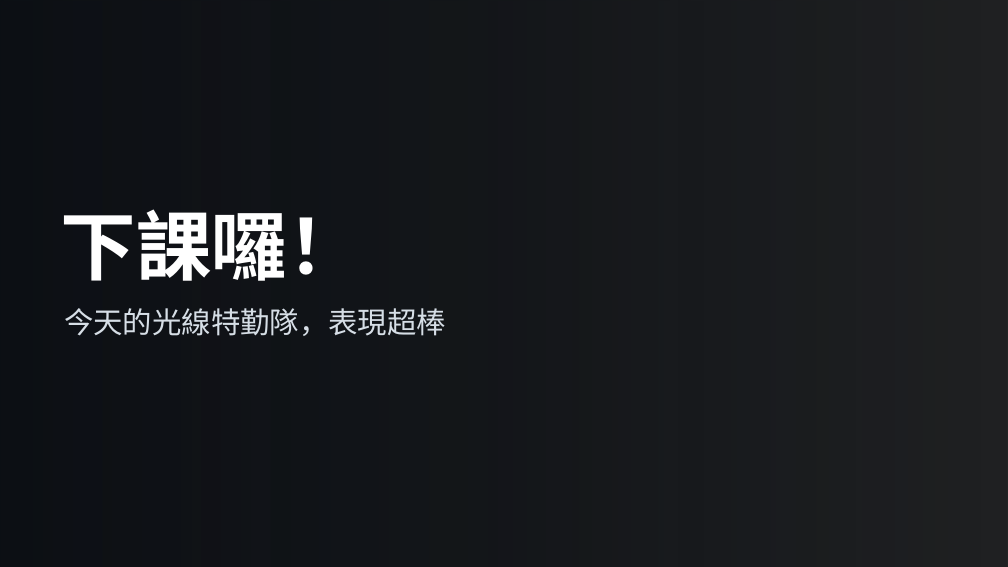
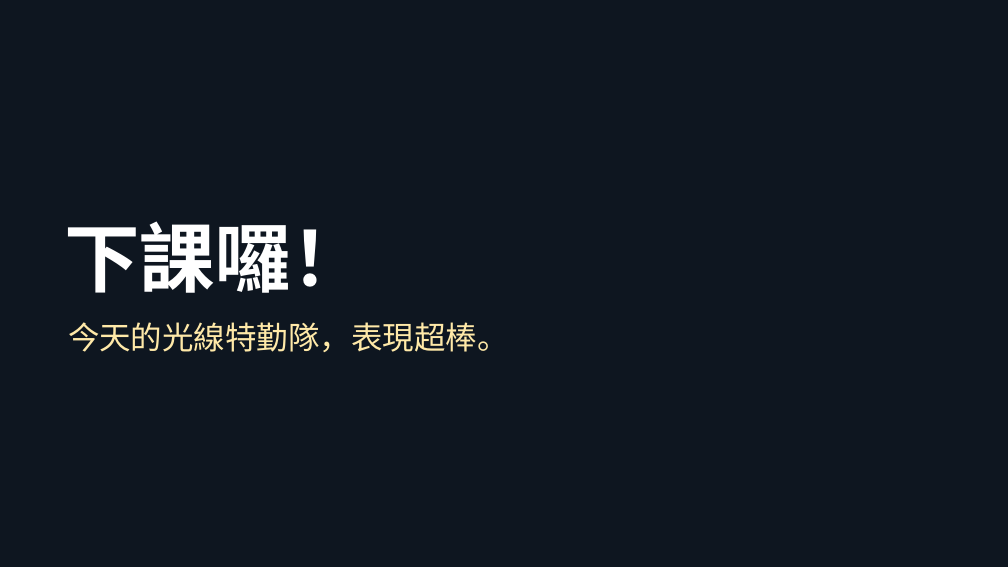
Before and after one commit to classtools1020/sports-results, a slide deck: slide 28 of f8f9fc3bd1/slides.pptx (slide 18 before the commit). Drawn at 1008x567 pixels with LibreOffice and Linux fonts; fonts in the diff are those of the drawing; background and template pictures are left out; a plain dark background stands for a picture behind light text. Boxes give left, top, right and bottom in pixels: in the first picture for what was removed or moved away, otherwise in the second. Text is boxed around its words. In the diff, an @@ line names an element or a change of style, - is before the commit and + after.

```diff
--- a/f8f9fc3bd1/slides.pptx
+++ b/f8f9fc3bd1/slides.pptx
@@ rectangle at (x1=0, y1=0, x2=1008, y2=567): fill gradient #05090F to #0E1620 @@
@@ rectangle added at (x1=0, y1=0, x2=1008, y2=567), fill #0E1620 at 45% opacity @@
@@ text "下課囉！" moved from (x1=60, y1=209, x2=362, y2=281) to (x1=64, y1=221, x2=366, y2=293) @@
@@ text "下課囉！" at (x1=64, y1=221, x2=366, y2=293): line spacing 1.15 to 1.12 @@
@@ text at (x1=68, y1=322, x2=509, y2=352): text changed; size 28 to 30 pt; text colour #D6DEE6 to #FFE9A8 @@
-今天的光線特勤隊，表現超棒
+今天的光線特勤隊，表現超棒。
```
Also in this commit, not shown: 11 other slides changed, 16 slides added, 6 slides removed, 3 other files.
